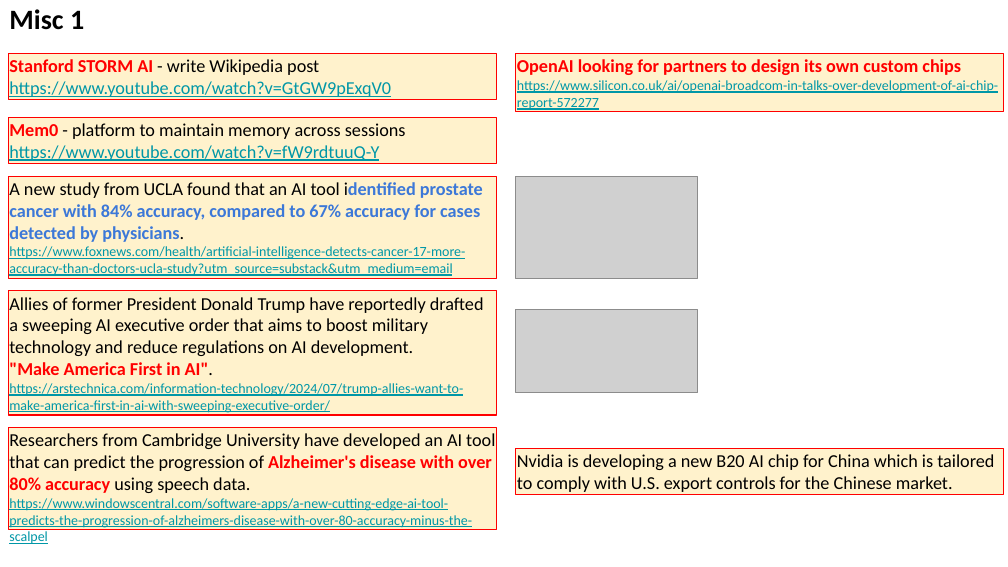
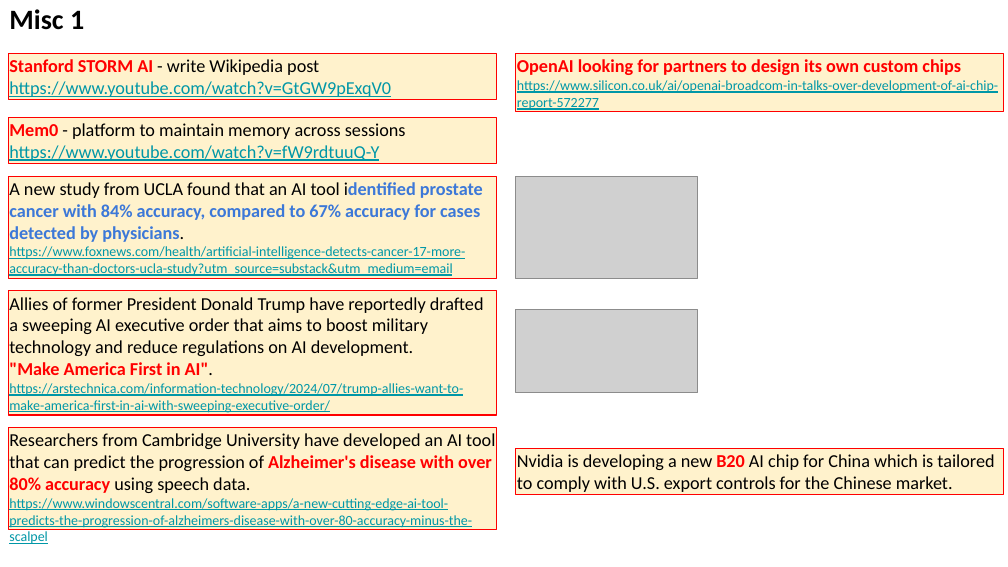
Before and after one commit to lselector/seminar, a slide deck: slide 6 of 2024/2024-07-26-AI-Updates.pptx. Drawn at 1008x567 pixels with LibreOffice and Linux fonts; fonts in the diff are those of the drawing; grey boxes stand for pictures. Boxes give left, top, right and bottom in pixels: in the first picture for what was removed or moved away, otherwise in the second. Text is boxed around its words. In the diff, an @@ line names an element or a change of style, - is before the commit and + after.

```diff
--- a/2024/2024-07-26-AI-Updates.pptx
+++ b/2024/2024-07-26-AI-Updates.pptx
@@ rectangle "Nvidia is developing a new ..." at (x1=516, y1=449, x2=1004, y2=495): text colour #000000 to #FF0000, bold on in "B20" @@
```
Also in this commit, not shown: 4 other slides changed, 1 slide added.
